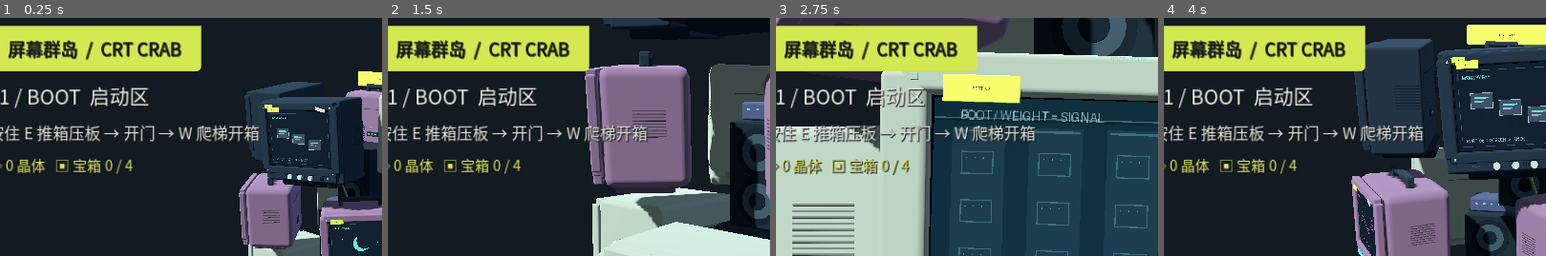
Above: before the commit, frames 1-4 (left to right).
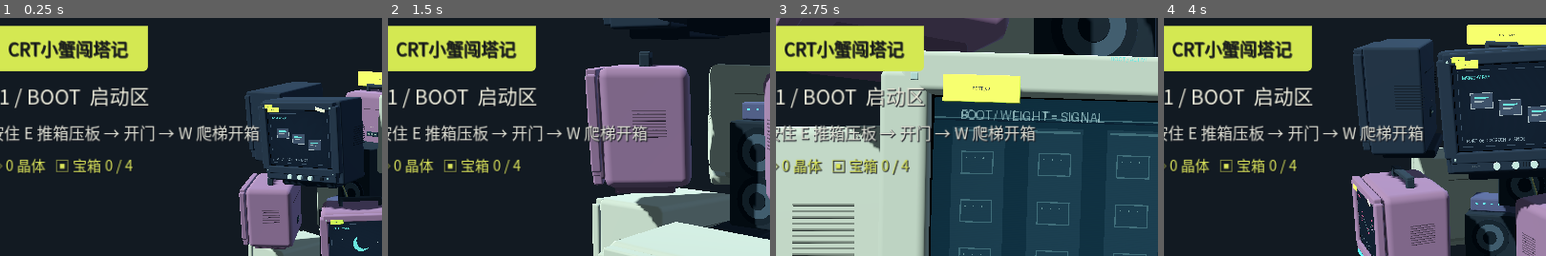
Above: after the commit, the same moments.

Repository: Qisi3344/clawd-crt-tower
Game: Godot game, scene res://scenes/main.tscn
Two runs of this game, one before a commit and one after it. Both use one fixed random seed, a clock stepped at 60 frames per second and the inputs below.
Inputs (mouse positions are % of the whole screen's width and height, from its top left):
- Up to frame 1 (0.25 s): no input
- Up to frame 2 (1.5 s): move the mouse to (72, 45) at 0.52 s; hold D (move_right) 0.53-1.28 s; tap J (attack) at 0.6 s; click (72, 45) at 0.67 s; tap Space (jump) at 0.77 s; move the mouse to (30, 55) at 1.27 s; hold S (move_down) from 1.28 s (still down); tap Shift (dash) at 1.35 s
- Up to frame 3 (2.75 s): tap Space (jump) at 1.52 s; move the mouse to (60, 28) at 2.02 s; release S (move_down) at 2.03 s; hold D (move_right) from 2.03 s (still down); hold E (interact) from 2.03 s (still down)
- Up to frame 4 (4 s): move the mouse to (45, 70) at 2.77 s; release D (move_right) at 2.78 s; release E (interact) at 2.78 s; hold W (move_up) 2.78-3.53 s; tap Tab (overview) at 2.85 s; click (45, 70) at 2.92 s; tap Space (jump) at 3.02, 3.77 s; move the mouse to (80, 65) at 3.52 s; hold A (move_left) from 3.53 s (still down); tap K at 3.6 s
The pictures show only the part of the screen within x 4-54%, y 3-53%; the shares and areas given below are measured in that part.

The runs differ from the first frame. In frame 1, 4.5% of the frame differs, in the area x 2-53%, y 3-23%; in frame 2, 4.5%; in frame 3, 4.5%; in frame 4, 4.5%.

Commit message:
chore: name game CRT小蟹闯塔记 and preserve save location

Diff:
--- a/CRT_CRAB_Code/crt_crab_devkit/project.godot
+++ b/CRT_CRAB_Code/crt_crab_devkit/project.godot
@@ -2,7 +2,10 @@
 config_version=5
 
 [application]
-config/name="屏幕群岛 · CRT CRAB"
+config/name="CRT小蟹闯塔记"
+config/use_custom_user_dir=true
+config/custom_user_dir_name="Godot/app_userdata/屏幕群岛 · CRT CRAB"
+config/custom_user_dir_name.linux="godot/app_userdata/屏幕群岛 · CRT CRAB"
 run/main_scene="res://scenes/main.tscn"
 config/features=PackedStringArray("4.3", "GL Compatibility")
 config/description="A little crab. A constellation of old computers."
--- a/CRT_CRAB_Code/crt_crab_devkit/scripts/hud.gd
+++ b/CRT_CRAB_Code/crt_crab_devkit/scripts/hud.gd
@@ -43,7 +43,7 @@
 	column.add_child(top)
 	var brand := _panel(Color("d4e852"))
 	top.add_child(brand)
-	brand.add_child(_label("  屏幕群岛  /  CRT CRAB  ",22,Color("16191a")))
+	brand.add_child(_label("  CRT小蟹闯塔记  ",22,Color("16191a")))
 	var spacer := Control.new()
 	spacer.size_flags_horizontal = Control.SIZE_EXPAND_FILL
 	top.add_child(spacer)
